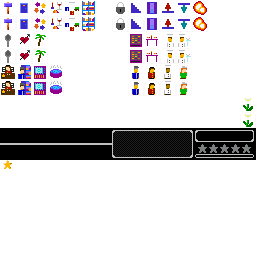
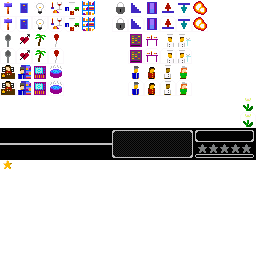
Before/after of a 256px x 256px layered artwork. What changed in the layer stack:
painted on "hud.png" over (x1=34, y1=1, x2=64, y2=64)
